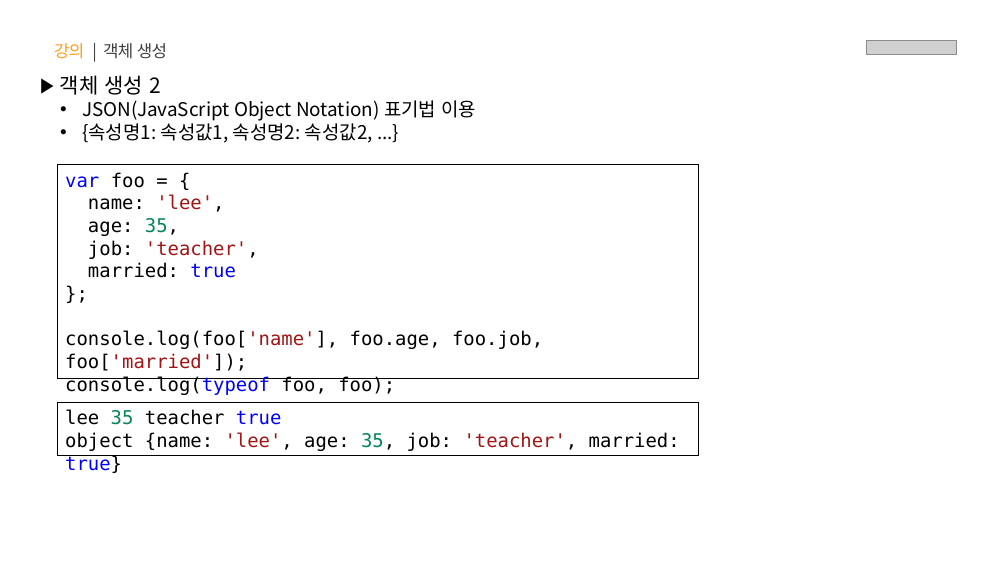
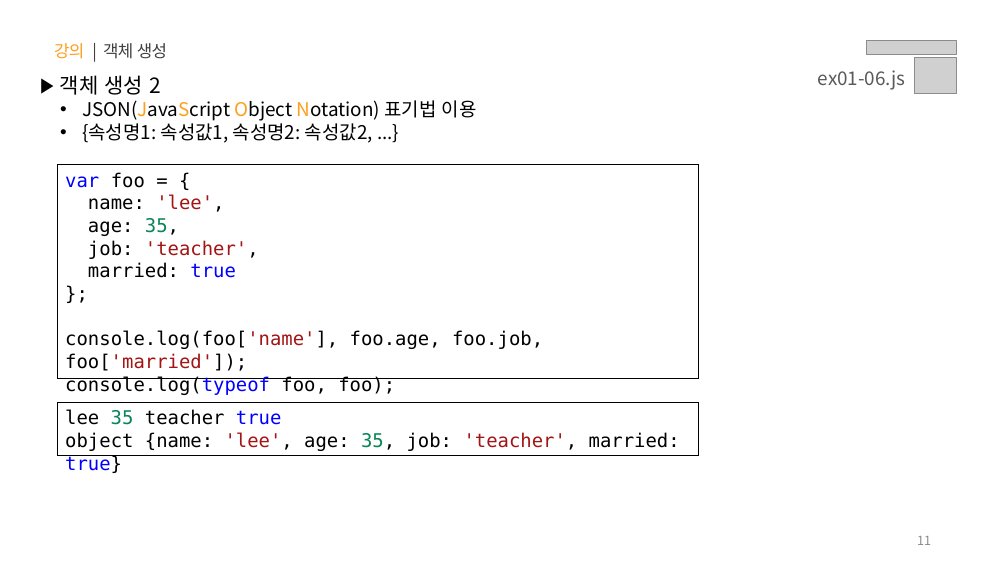
Before and after one commit to s-ja/lion_plus, a slide deck: slide 11 of PPT/01.자바스크립트 - 데이터 타입.pptx. Drawn at 1008x567 pixels with LibreOffice and Linux fonts; fonts in the diff are those of the drawing; grey boxes stand for pictures. Boxes give left, top, right and bottom in pixels: in the first picture for what was removed or moved away, otherwise in the second. Text is boxed around its words. In the diff, an @@ line names an element or a change of style, - is before the commit and + after.

```diff
--- a/PPT/01.자바스크립트 - 데이터 타입.pptx
+++ b/PPT/01.자바스크립트 - 데이터 타입.pptx
@@ picture added at [915, 57, 957, 94] @@
@@ text added at [818, 70, 906, 90], 18 pt, text #595959 @@
+ex01-06.js
@@ text at [82, 100, 477, 121]: text colour #000000 to #FF9E1B in "JSON(JavaScript Object Notation)" @@
@@ page number added at [917, 536, 931, 545], 12 pt, text #8C8C8C @@
+11
```
Also in this commit, not shown: 24 other slides changed.
